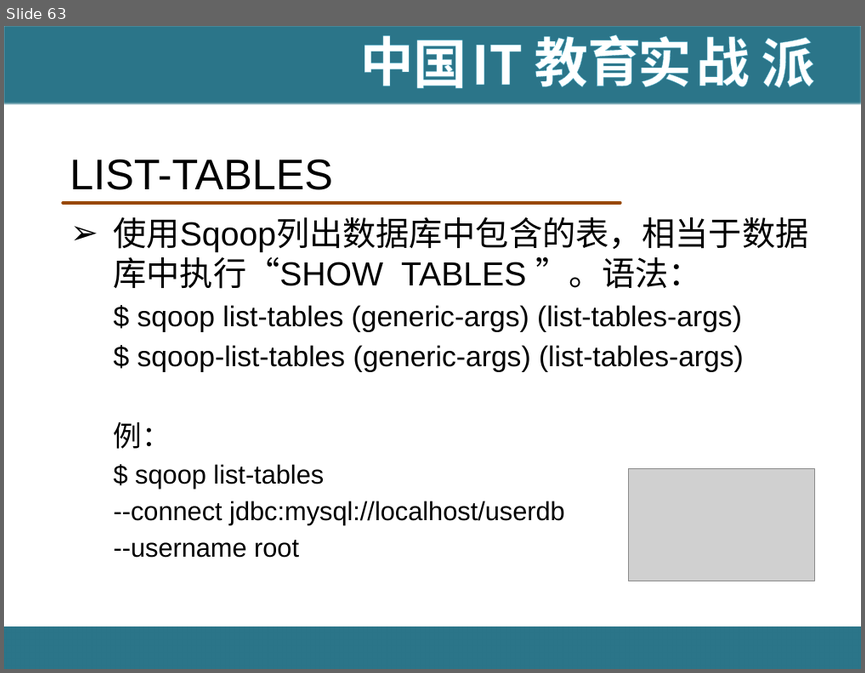
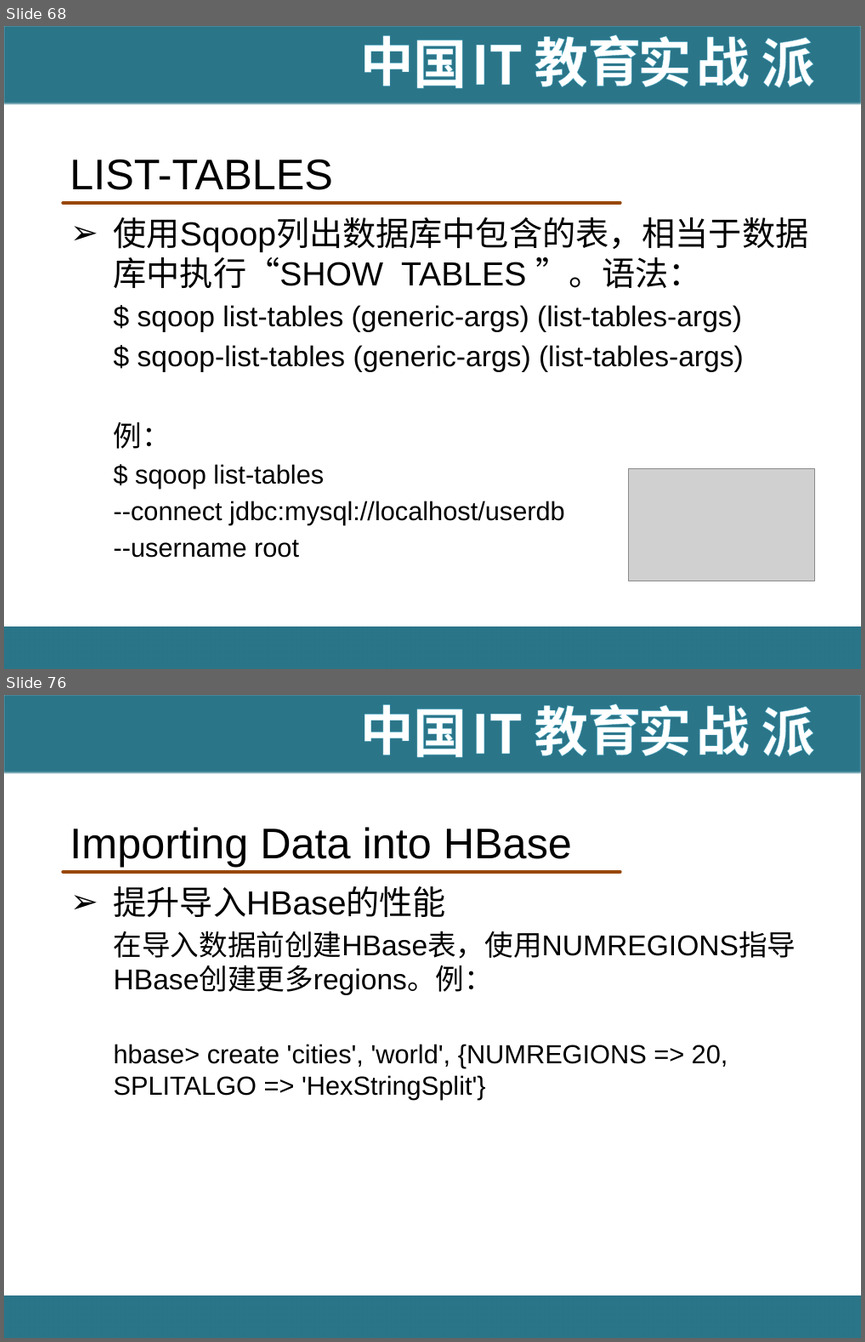
Before and after one commit to hanningxiao/BigData, a slide deck: [IT18掌www.it18zhang.com]Sqoop.pptx. Shown one above the other, each under a label of ours: slide 63 before the commit, slides 68 and 76 after it; the slides between them are not shown. The pictures are 865x673 and 865x1342 pixels, drawn with LibreOffice and Linux fonts; fonts in the diff are those of the drawing; grey boxes stand for pictures; background and template pictures are left out. Boxes give left, top, right and bottom in pixels: in the first picture for what was removed or moved away, otherwise in the second. Text is boxed around its words. In the diff, an @@ line names an element or a change of style, - is before the commit and + after.

```diff
--- a/[IT18掌www.it18zhang.com]Sqoop.pptx
+++ b/[IT18掌www.it18zhang.com]Sqoop.pptx
@@ slide 76 added at [4,695,861,1338], background #FFFFFF; not listed: 11 template elements that a slide beside it also shows @@
@@ title added at [69,827,572,867], 36 pt, text #000000 @@
+Importing Data into HBase
@@ text added at [114,886,796,1100], 22 pt, text #000000 @@
+➢ 提升导入HBase的性能
+  在导入数据前创建HBase表，使用NUMREGIONS指导HBase创建更多regions。例：
+  hbase> create 'cities', 'world', {NUMREGIONS => 20, SPLITALGO => 'HexStringSplit'}
@@ what was slide 63 is now slide 68 @@
```
Also in this commit, not shown: 1 slide changed, 12 other slides added.
